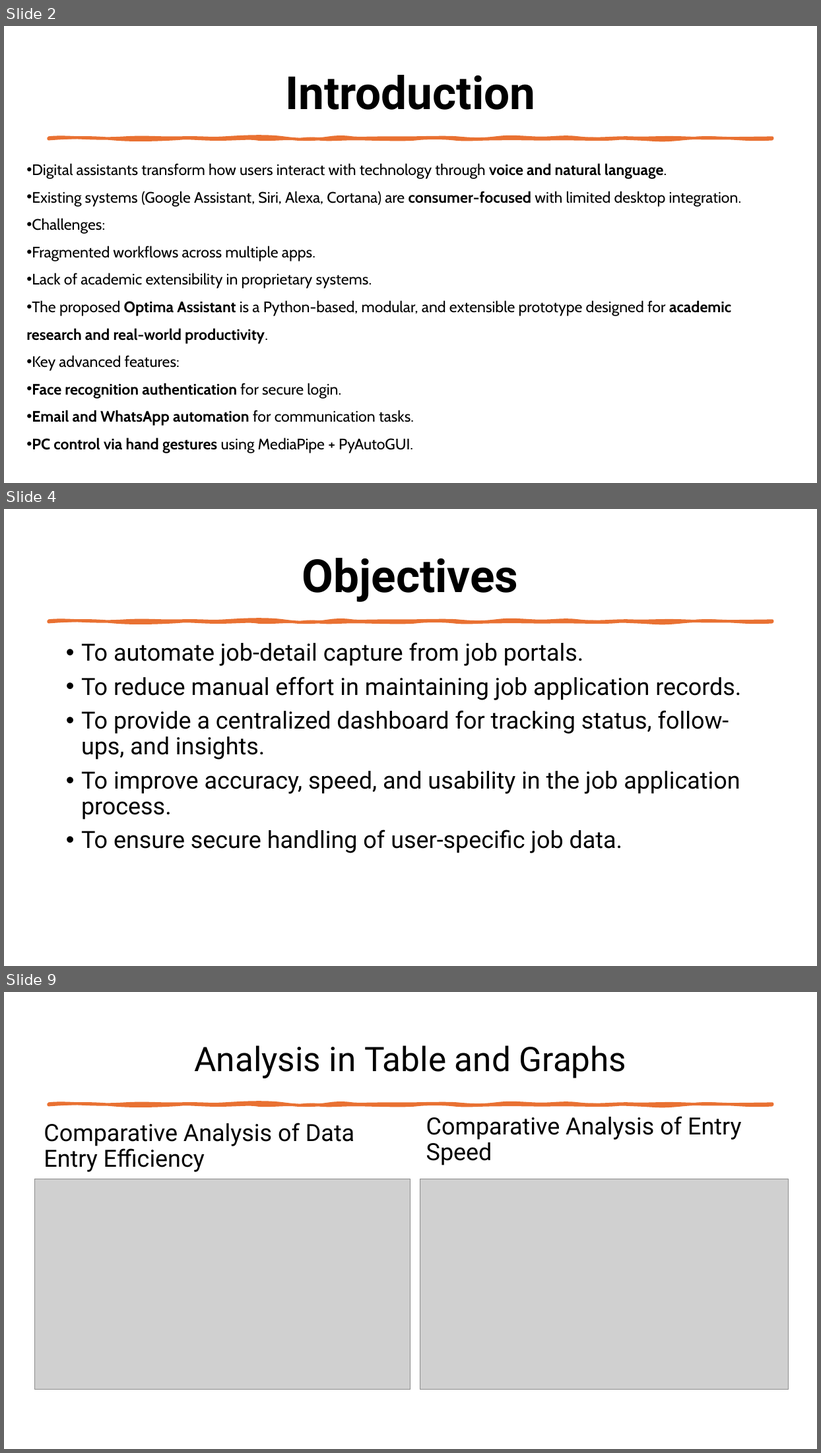
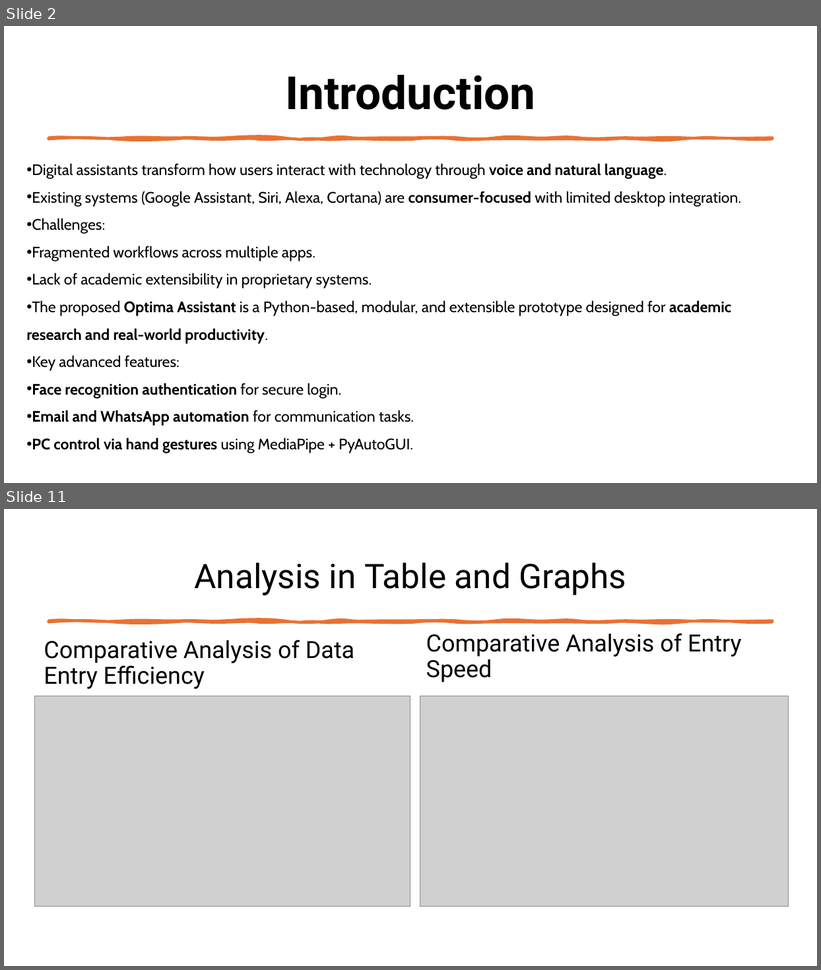
Before and after one commit to suhelgupta/mca-final-year-project, a slide deck: reports/Vignan Project Presentation.pptx. Shown one above the other, each under a label of ours: slides 2, 4 and 9 before the commit, slides 2 and 11 after it; the slides between them are not shown. The pictures are 821x1453 and 821x970 pixels, drawn with LibreOffice and Linux fonts; fonts in the diff are those of the drawing; grey boxes stand for pictures. Boxes give left, top, right and bottom in pixels: in the first picture for what was removed or moved away, otherwise in the second. Text is boxed around its words. In the diff, an @@ line names an element or a change of style, - is before the commit and + after.

```diff
--- a/reports/Vignan Project Presentation.pptx
+++ b/reports/Vignan Project Presentation.pptx
@@ slide 4 removed at <box>4,509,817,966</box>, background #FFFFFF @@
@@ title removed at <box>302,558,519,602</box> @@
-Objectives
@@ freeform shape removed at <box>48,621,773,622</box> @@
@@ text removed at <box>81,642,741,854</box> @@
-• To automate job-detail capture from job portals.
-• To reduce manual effort in maintaining job application records.
-• To provide a centralized dashboard for tracking status, follow-ups, and insights.
-• To improve accuracy, speed, and usability in the job application process.
-• To ensure secure handling of user-specific job data.
@@ what was slide 9 is now slide 11 @@
```
Also in this commit, not shown: 3 slides changed, 6 slides added, 3 other slides removed, 1 other file.
